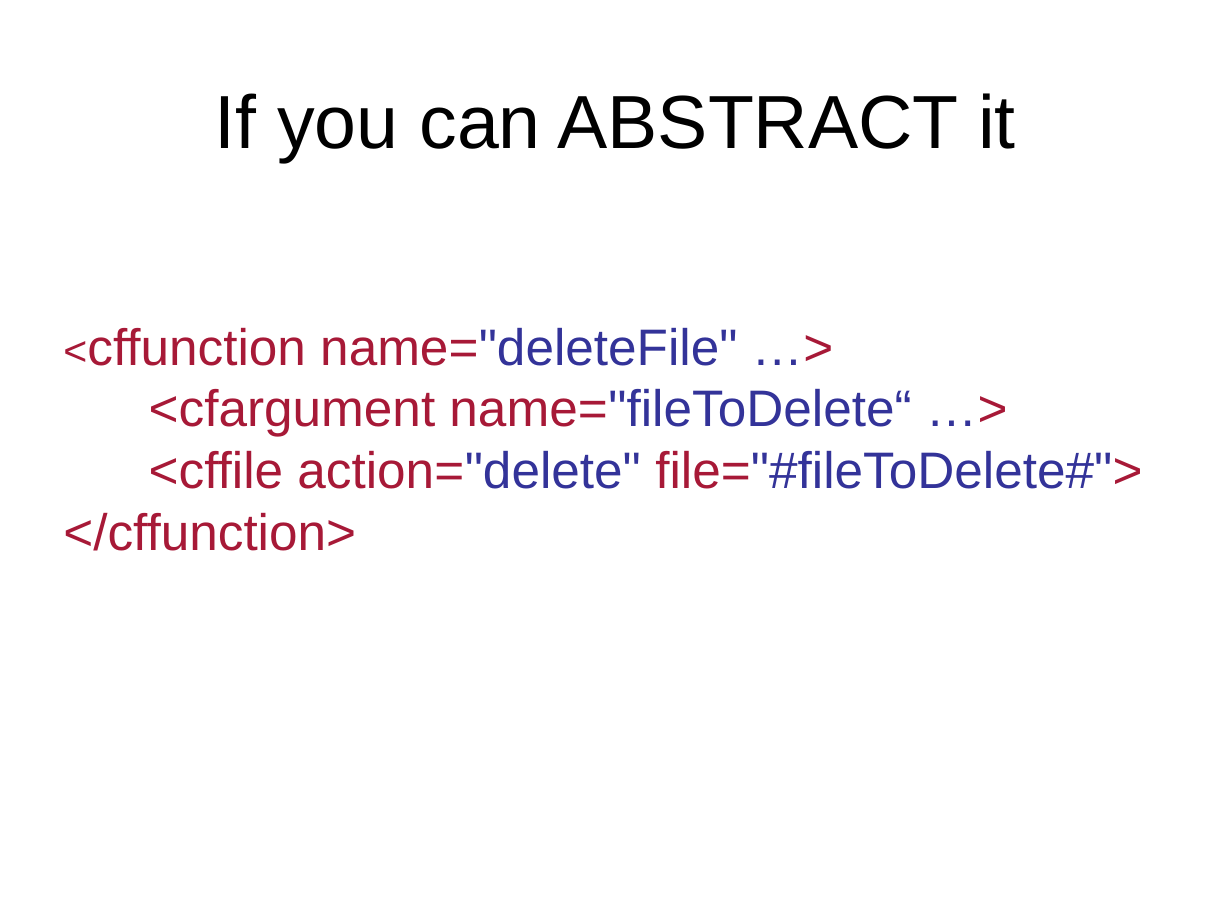
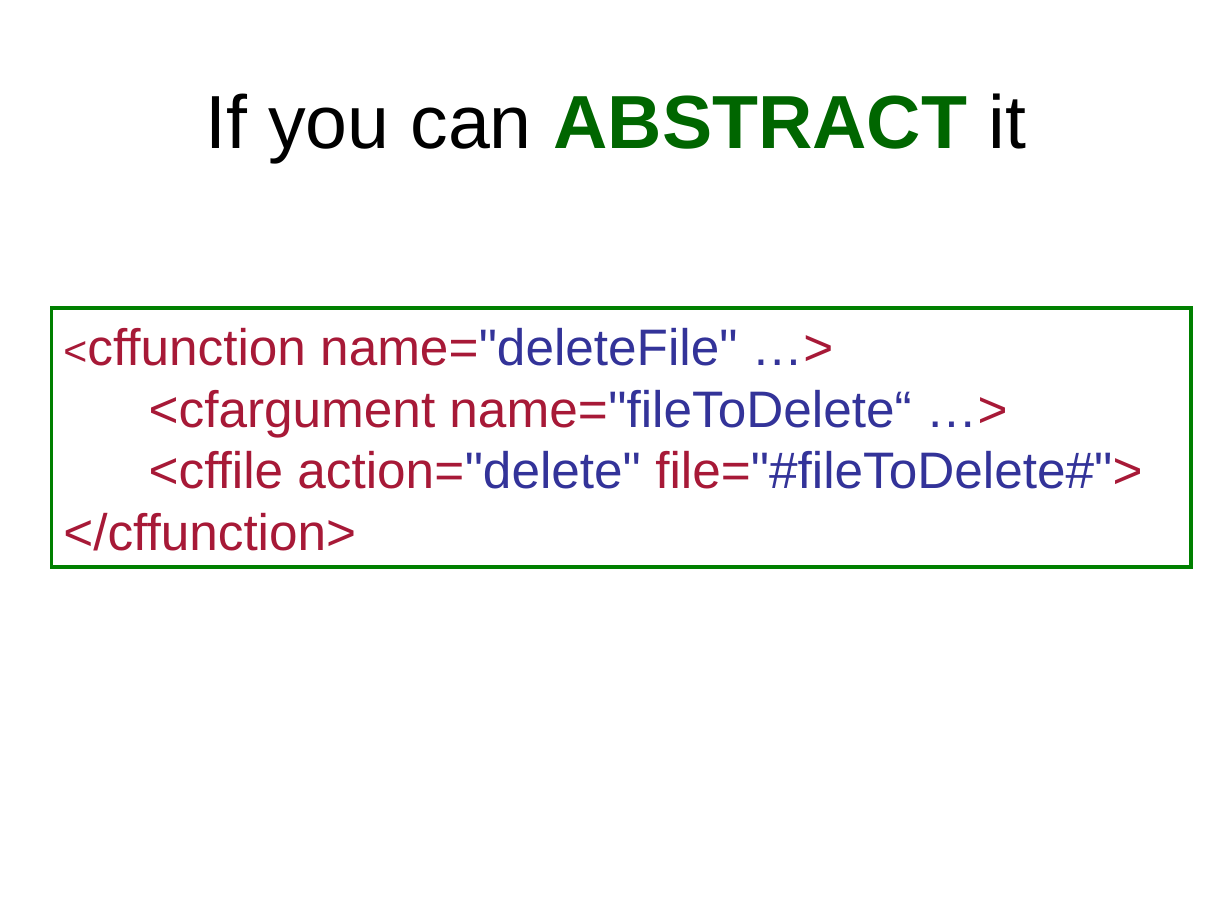
Before and after one commit to marcesher/mxunit-cfmeetups, a slide deck: slide 17 of CFObjective2009TDD/ppt/Esher_TestableCode.ppt (slide 18 before the commit). Drawn at 1232x924 pixels with LibreOffice and Linux fonts; fonts in the diff are those of the drawing. Boxes give left, top, right and bottom in pixels: in the first picture for what was removed or moved away, otherwise in the second. Text is boxed around its words. In the diff, an @@ line names an element or a change of style, - is before the commit and + after.

```diff
--- a/CFObjective2009TDD/ppt/Esher_TestableCode.ppt
+++ b/CFObjective2009TDD/ppt/Esher_TestableCode.ppt
@@ title "If you can ABSTRACT it" at [206, 93, 1027, 162]: text colour #000000 to #006600, bold on in "ABSTRACT" @@
@@ rectangle "<cffunction name="deleteFile" …>": place and size @@
-rectangle "<cffunction name="deleteFile" …>" at [63, 327, 1142, 551]
+rectangle "<cffunction name="deleteFile" …>" at [52, 308, 1191, 567]
@@ rectangle "<cffunction name="deleteFile" …>" at [52, 308, 1191, 567]: outline none to #008000 2.01 pt @@
```
Also in this commit, not shown: 2 other slides changed, 3 slides added, 4 slides removed, 2 other files.
